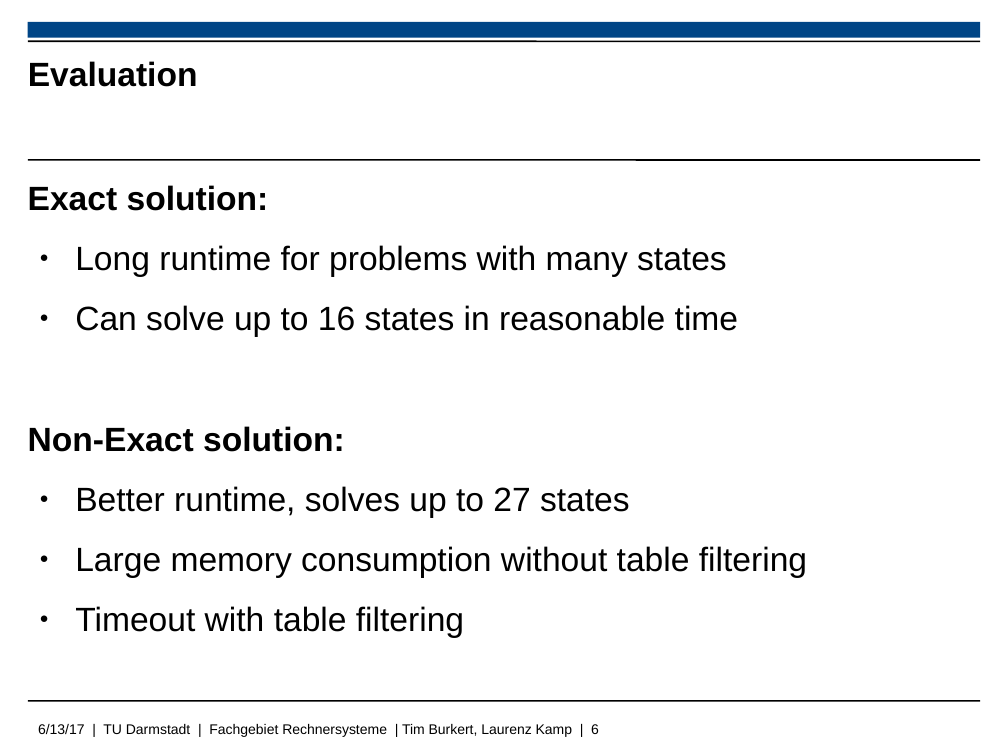
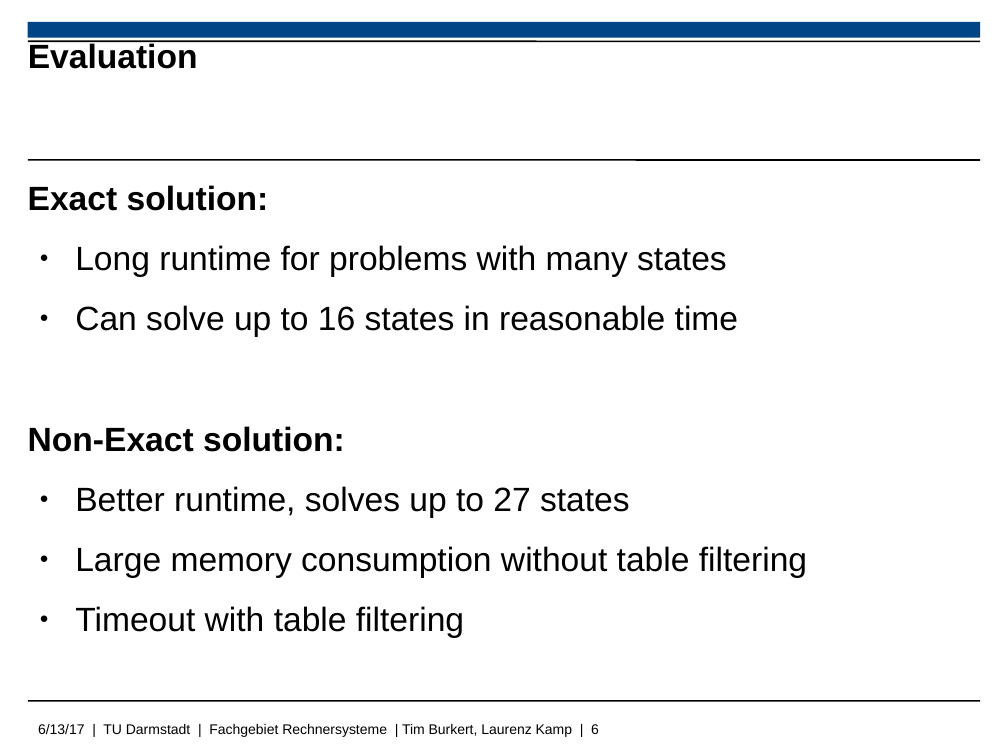
Before and after one commit to Gehhilfe/ll-state-encoding, a slide deck: slide 6 of doc/slides.odp. Drawn at 1008x756 pixels with LibreOffice and Linux fonts; fonts in the diff are those of the drawing; background and template pictures are left out. Boxes give left, top, right and bottom in pixels: in the first picture for what was removed or moved away, otherwise in the second. Text is boxed around its words. In the diff, an @@ line names an element or a change of style, - is before the commit and + after.

```diff
--- a/doc/slides.odp
+++ b/doc/slides.odp
@@ title "Evaluation": place and size @@
-title "Evaluation" at (28,61,198,87)
+title "Evaluation" at (28,41,198,69)
```
Also in this commit, not shown: 2 other slides changed.
